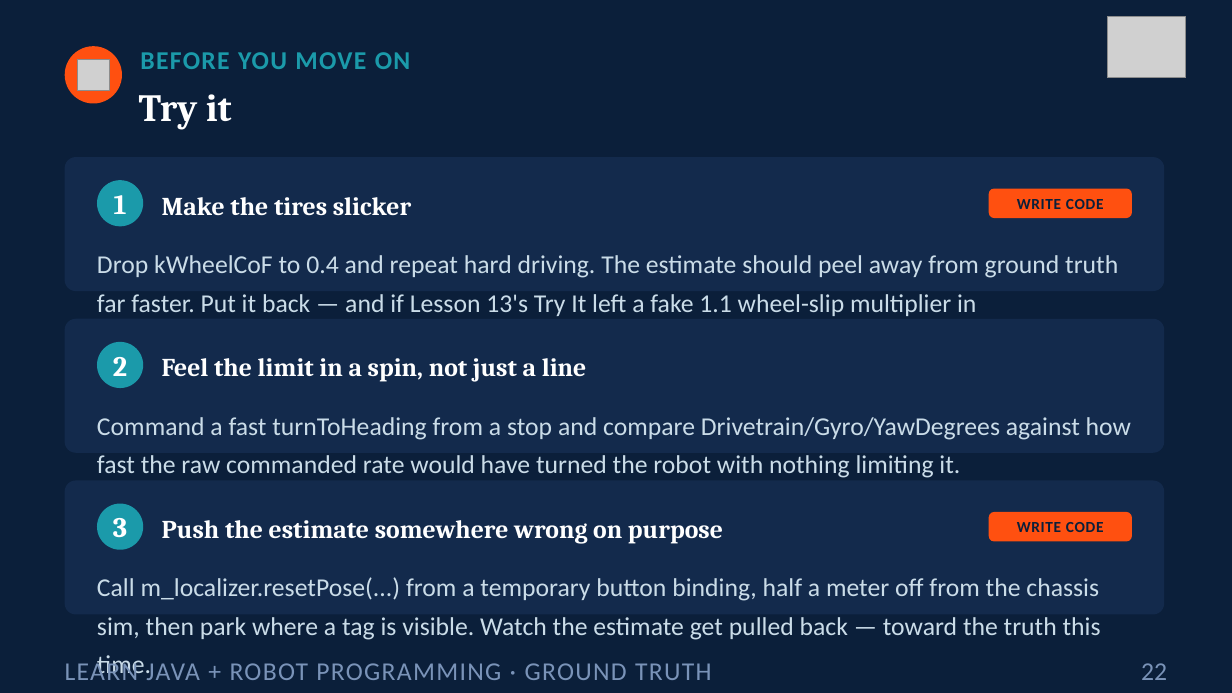
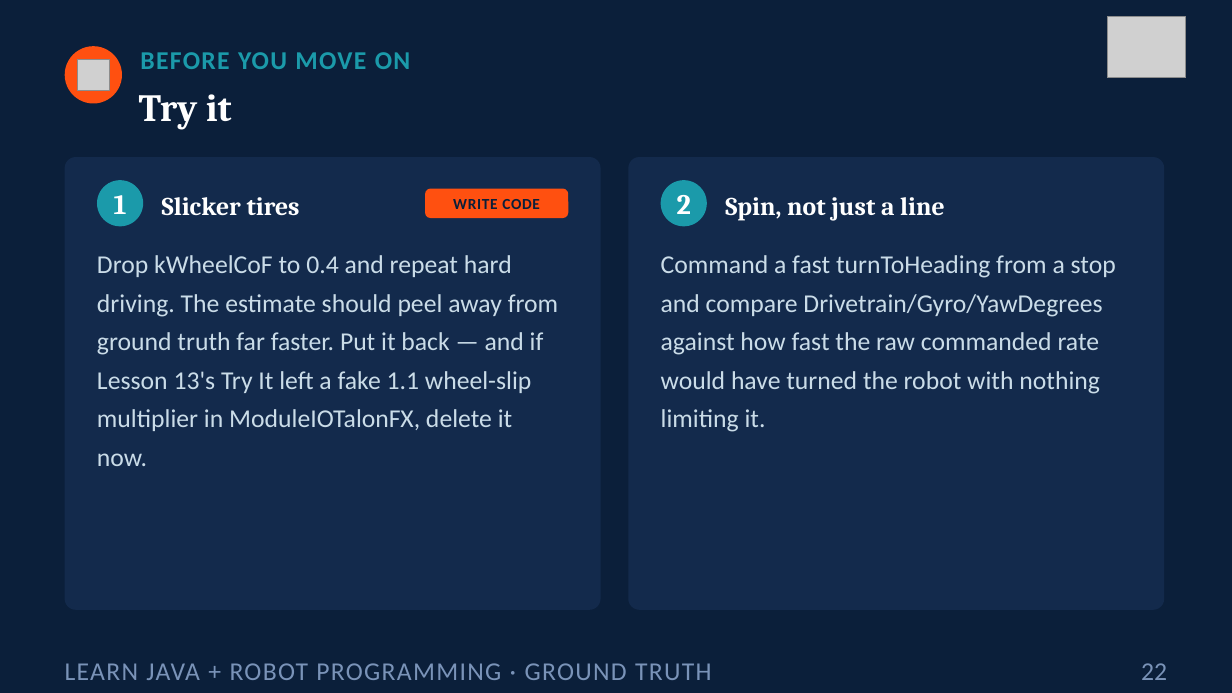
Before and after one commit to FRC5010/BasicRobotLessons, a slide deck: slide 22 of docs/presentations/v3/16-ground-truth.pptx. Drawn at 1232x693 pixels with LibreOffice and Linux fonts; fonts in the diff are those of the drawing; grey boxes stand for pictures. Boxes give left, top, right and bottom in pixels: in the first picture for what was removed or moved away, otherwise in the second. Text is boxed around its words. In the diff, an @@ line names an element or a change of style, - is before the commit and + after.

```diff
--- a/docs/presentations/v3/16-ground-truth.pptx
+++ b/docs/presentations/v3/16-ground-truth.pptx
@@ rounded rectangle removed at (x1=65, y1=157, x2=1165, y2=291) @@
@@ rounded rectangle added at (x1=65, y1=157, x2=601, y2=610), fill #132A4C @@
@@ rounded rectangle added at (x1=628, y1=157, x2=1165, y2=610), fill #132A4C @@
@@ text removed at (x1=162, y1=197, x2=411, y2=216) @@
-Make the tires slicker
@@ text added at (x1=162, y1=197, x2=300, y2=216), 20 pt, text #FFFFFF, bold @@
+Slicker tires
@@ text "WRITE CODE" moved from (x1=1017, y1=199, x2=1104, y2=209) to (x1=453, y1=199, x2=540, y2=209) @@
@@ rounded rectangle moved from (x1=989, y1=189, x2=1132, y2=218) to (x1=425, y1=189, x2=568, y2=218) @@
@@ text "2" moved from (x1=113, y1=357, x2=127, y2=376) to (x1=677, y1=195, x2=691, y2=214) @@
@@ ellipse moved from (x1=97, y1=342, x2=143, y2=388) to (x1=661, y1=180, x2=707, y2=226) @@
@@ text at (x1=725, y1=197, x2=945, y2=220): text changed @@
-Feel the limit in a spin, not just a line
+Spin, not just a line
@@ text "Drop kWheelCoF to 0.4 and ..." rewrapped from (x1=97, y1=255, x2=1118, y2=473) to (x1=97, y1=255, x2=558, y2=466) @@
@@ text "Command a fast turnToHeading from ..." rewrapped from (x1=97, y1=417, x2=1131, y2=478) to (x1=661, y1=255, x2=1116, y2=432) @@
@@ rounded rectangle removed at (x1=65, y1=319, x2=1165, y2=453) @@
@@ rounded rectangle removed at (x1=65, y1=481, x2=1165, y2=615) @@
@@ ellipse removed at (x1=97, y1=504, x2=143, y2=550) @@
@@ text removed at (x1=113, y1=518, x2=127, y2=538) @@
-3
@@ text removed at (x1=162, y1=520, x2=723, y2=543) @@
-Push the estimate somewhere wrong on purpose
@@ rounded rectangle removed at (x1=989, y1=512, x2=1132, y2=542) @@
@@ text removed at (x1=1017, y1=522, x2=1104, y2=532) @@
-WRITE CODE
@@ text removed at (x1=97, y1=577, x2=1101, y2=680) @@
-Call m_localizer.resetPose(...) from a temporary button binding, half a meter off from the chassis sim, then park where a tag is visible. Watch the estimate get pulled back — toward the truth this time.
```
Also in this commit, not shown: 7 other slides changed, 1 slide added, 6 other files.
